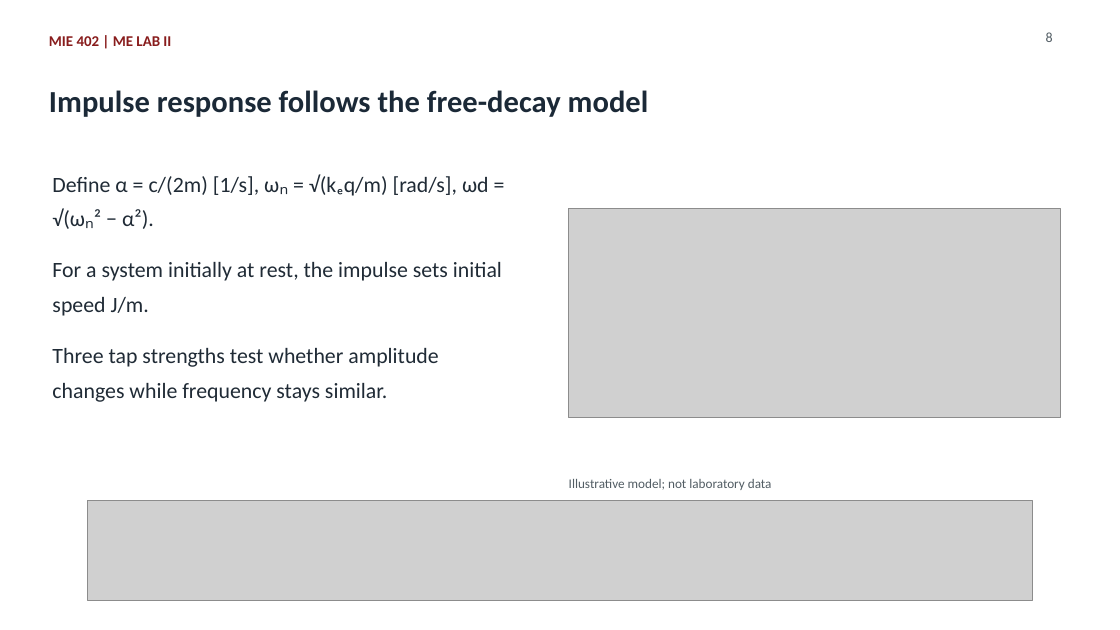
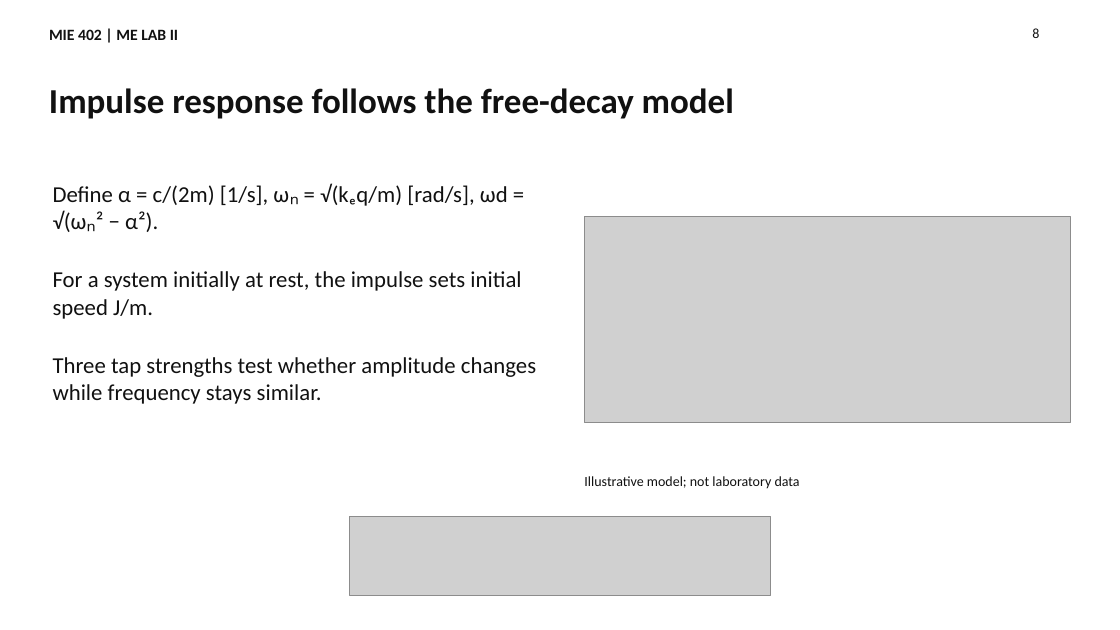
Before and after one commit to Ehsan-Roohi/MIE402-Lab, a slide deck: slide 8 of site/docs/MIE402_Lecture06_Forced_Response_Fall2026.pptx. Drawn at 1120x630 pixels with LibreOffice and Linux fonts; fonts in the diff are those of the drawing; grey boxes stand for pictures. Boxes give left, top, right and bottom in pixels: in the first picture for what was removed or moved away, otherwise in the second. Text is boxed around its words. In the diff, an @@ line names an element or a change of style, - is before the commit and + after.

Commit message:
Explain forced-response derivation and analytical comparison across lecture and lab materials

```diff
--- a/site/docs/MIE402_Lecture06_Forced_Response_Fall2026.pptx
+++ b/site/docs/MIE402_Lecture06_Forced_Response_Fall2026.pptx
@@ text "MIE 402 | ME LAB ..." at [49,29,178,40]: size 12.8 to 13.5 pt, text colour #881C1C to #111111; line spacing 1.32 to 1 @@
@@ text "8": place and size @@
-text "8" at [1046,32,1053,42]
+text "8" at [1032,28,1039,38]
@@ text "8" at [1032,28,1039,38]: text colour #525D64 to #111111; line spacing 1.32 to 1 @@
@@ text "Impulse response follows the free-decay ..." at [49,88,734,119]: size 26.2 to 30 pt, text colour #1B2937 to #111111; line spacing 1.32 to 1 @@
@@ text at [53,183,508,232]: text changed; size 18.8 to 19.5 pt; text colour #202B36 to #111111 @@
-Define α = c/(2m) [1/s], ωₙ = √(kₑq/m) [rad/s], ωd =
-√(ωₙ² − α²).
+Define α = c/(2m) [1/s], ωₙ = √(kₑq/m) [rad/s], ωd = √(ωₙ² − α²).
@@ picture: place and size @@
-picture at [569,208,1060,418]
+picture at [585,216,1070,423]
@@ text at [53,271,521,319]: text changed; size 18.8 to 19.5 pt; text colour #202B36 to #111111 @@
-For a system initially at rest, the impulse sets initial
-speed J/m.
+For a system initially at rest, the impulse sets initial speed J/m.
@@ text at [53,357,536,404]: text changed; size 18.8 to 19.5 pt; text colour #202B36 to #111111 @@
-Three tap strengths test whether amplitude
-changes while frequency stays similar.
+Three tap strengths test whether amplitude changes while frequency stays similar.
@@ text "Illustrative model; not laboratory data": place and size @@
-text "Illustrative model; not laboratory data" at [569,479,772,490]
+text "Illustrative model; not laboratory data" at [584,476,800,488]
@@ text "Illustrative model; not laboratory data" at [584,476,800,488]: size 11.2 to 12 pt, text colour #525D64 to #111111; line spacing 1.32 to 1 @@
@@ picture: place and size @@
-picture at [87,501,1033,601]
+picture at [350,517,771,596]
```
Also in this commit, not shown: 15 other slides changed, 14 slides added, 7 slides removed, 57 other files.
